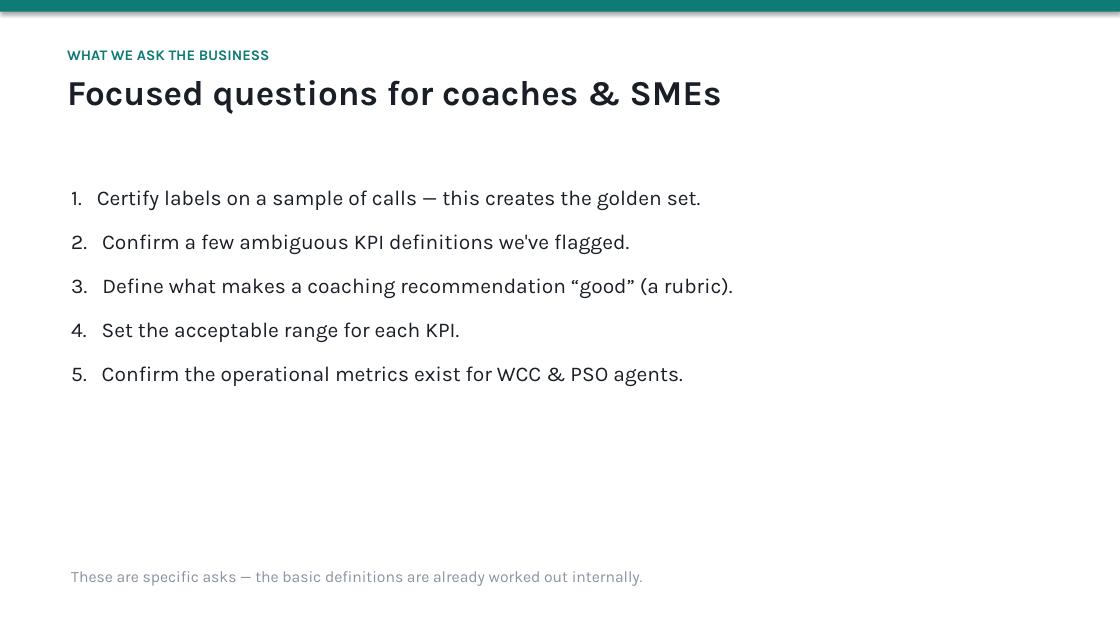
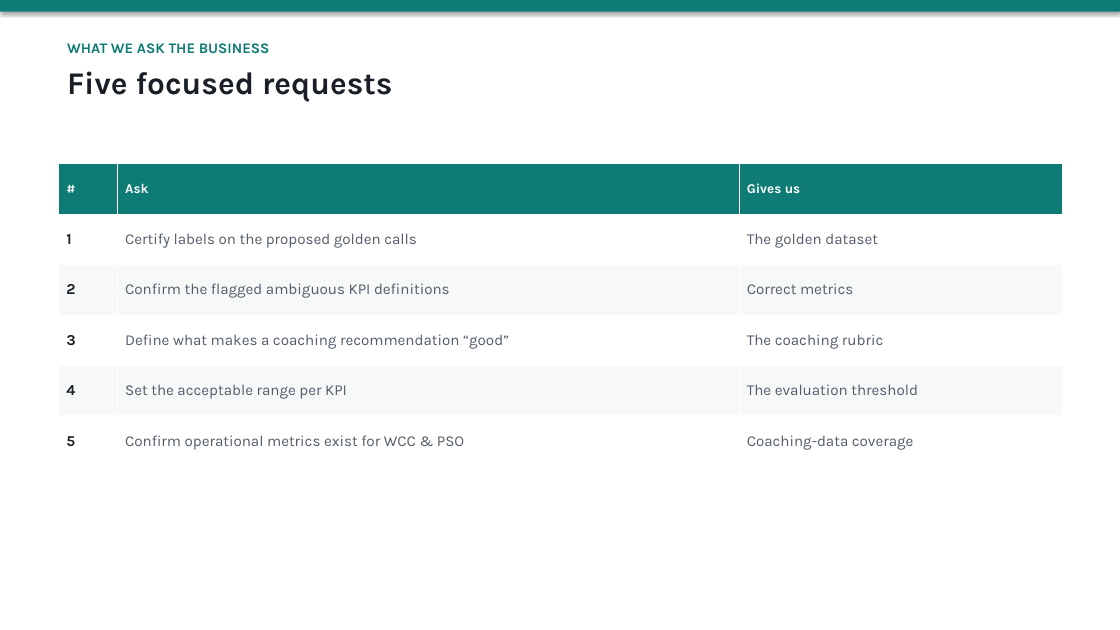
Before and after one commit to shyamanugu/LLMOps, a slide deck: slide 8 of usecases/ai_pipeline 2/docs/Apex_Metrics_Discussion.pptx (slide 6 before the commit). Drawn at 1120x630 pixels with LibreOffice and Linux fonts; fonts in the diff are those of the drawing. Boxes give left, top, right and bottom in pixels: in the first picture for what was removed or moved away, otherwise in the second. Text is boxed around its words. In the diff, an @@ line names an element or a change of style, - is before the commit and + after.

```diff
--- a/usecases/ai_pipeline 2/docs/Apex_Metrics_Discussion.pptx
+++ b/usecases/ai_pipeline 2/docs/Apex_Metrics_Discussion.pptx
@@ text "WHAT WE ASK THE BUSINESS": place and size @@
-text "WHAT WE ASK THE BUSINESS" at (67, 50, 722, 114)
+text "WHAT WE ASK THE BUSINESS" at (67, 43, 392, 102)
@@ text at (67, 43, 270, 54): less space between paragraphs @@
@@ text at (67, 71, 392, 102): text changed; size 30 to 27 pt @@
-Focused questions for coaches & SMEs
+Five focused requests
@@ table added at (59, 164, 1063, 466), 6 rows, 3 columns @@
+# | Ask | Gives us
+1 | Certify labels on the proposed golden calls | The golden dataset
+2 | Confirm the flagged ambiguous KPI definitions | Correct metrics
+3 | Define what makes a coaching recommendation “good” | The coaching rubric
+4 | Set the acceptable range per KPI | The evaluation threshold
+5 | Confirm operational metrics exist for WCC & PSO | Coaching-data coverage
@@ text removed at (71, 190, 733, 386) @@
-1. Certify labels on a sample of calls — this creates the golden set.
-2. Confirm a few ambiguous KPI definitions we've flagged.
-3. Define what makes a coaching recommendation “good” (a rubric).
-4. Set the acceptable range for each KPI.
-5. Confirm the operational metrics exist for WCC & PSO agents.
@@ text removed at (71, 571, 643, 586) @@
-These are specific asks — the basic definitions are already worked out internally.
```
Also in this commit, not shown: 2 other slides changed, 6 slides added, 5 slides removed.
